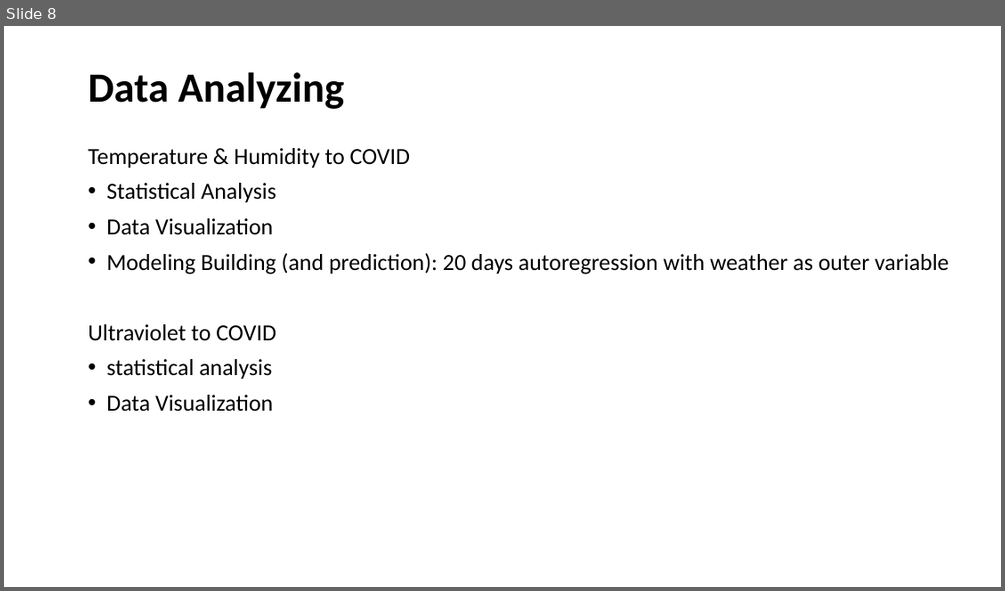
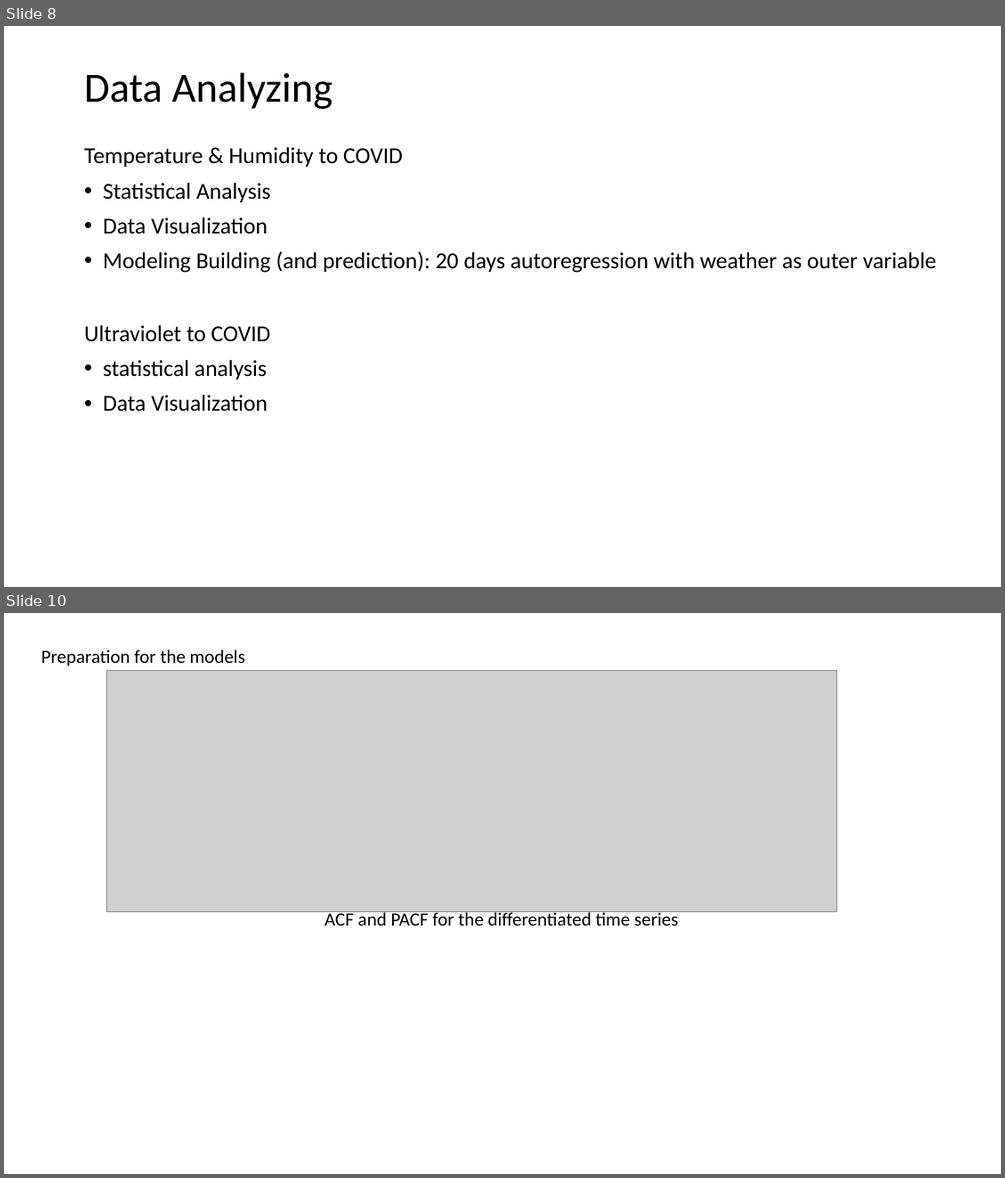
Before and after one commit to ShuyangLu/QBS181final, a slide deck: qbs 181 group.pptx. Shown one above the other, each under a label of ours: slide 8 before the commit, slides 8 and 10 after it; the slides between them are not shown. The pictures are 1005x591 and 1005x1178 pixels, drawn with LibreOffice and Linux fonts; fonts in the diff are those of the drawing; grey boxes stand for pictures. Boxes give left, top, right and bottom in pixels: in the first picture for what was removed or moved away, otherwise in the second. Text is boxed around its words. In the diff, an @@ line names an element or a change of style, - is before the commit and + after.

Commit message:
Updated slides with model part

```diff
--- a/qbs 181 group.pptx
+++ b/qbs 181 group.pptx
@@ slide 10 added at <box>4,613,1001,1174</box>, background #FFFFFF @@
@@ text added at <box>41,649,245,666</box>, 18 pt, text #000000 @@
+Preparation for the models
@@ picture added at <box>106,671,836,911</box> @@
@@ text added at <box>324,910,678,925</box>, 18 pt, text #000000 @@
+ACF and PACF for the differentiated time series
@@ slide 8 changed as well @@
@@ title "Data Analyzing" at <box>84,72,333,109</box>: bold off @@
@@ text "Temperature & Humidity to COVID" at <box>84,147,937,411</box>: size 22.2 to 22 pt @@
```
Also in this commit, not shown: 9 other slides changed, 4 other slides added.
